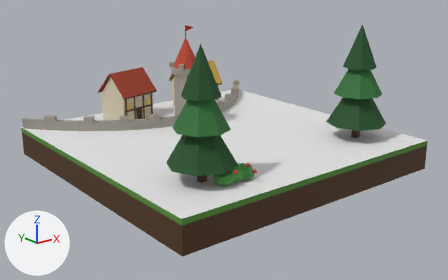
An edit to the glTF model assets/tiles3d/classic/xcrrr.glb, drawn before and after from the same camera.
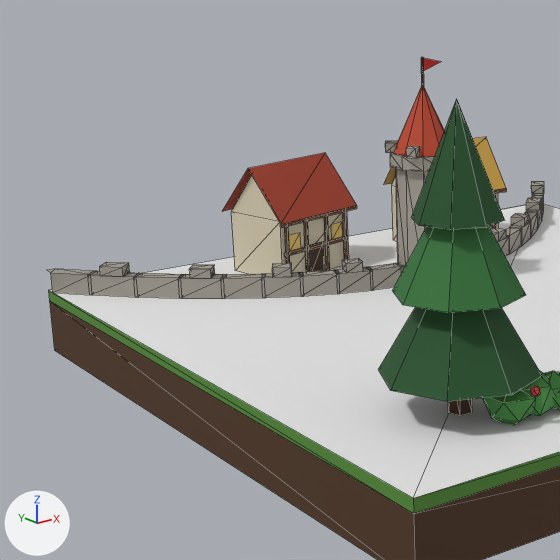
Each version appears first whole from a 50 mm camera at (-2.54, -3.25, 1.44) aimed at (-0.02, -0.1, 0.18), and next in a close-up on the part from 0% to 55% of the width and 0% to 88% of the height. The lights are fixed; the arrows at lower left show +X, +Y and +Z. The last two pictures show the newer version. The close-ups show mesh edges as thin lines. Vertices at exactly the same position are counted once.

The first close-up shows 'xcrrr'.
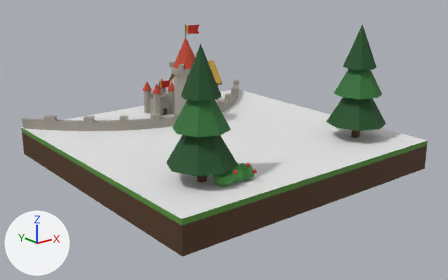
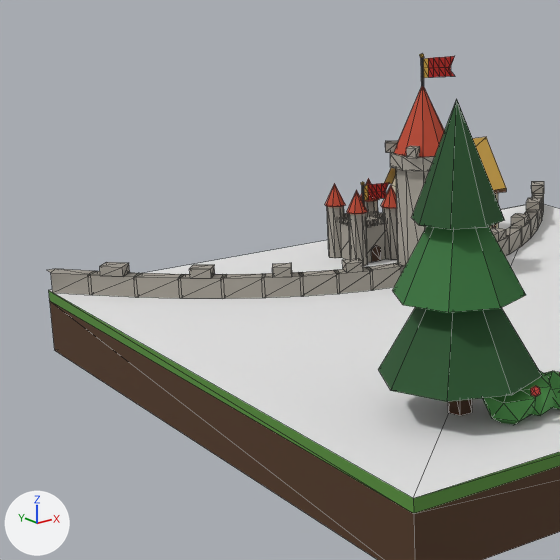
Diff of the bpy script that builds the scene:
```diff
--- a/assets/tiles3d/classic/xcrrr.glb.py
+++ b/assets/tiles3d/classic/xcrrr.glb.py
@@ me_xcrrr @@
 # used by ob_xcrrr; location = (0.0, 0.0, 0.0)
-me_xcrrr.from_pydata(...)  # 643 vertices, 802 faces; spans x -1.0..1.0, y -1.0..1.0, z 0.0..0.96
+me_xcrrr.from_pydata(...)  # 1010 vertices, 1370 faces; spans x -1.0..1.0, y -1.0..1.0, z 0.0..0.96
+# me_xcrrr part 1: the loose piece of 8 vertices spanning x -0.08..-0.02, y 0.34..0.39, z 0.26..0.29 is copied, and the copy is scaled about its middle by (-2.72, -2.72, 4.13), then moved by (0.05, 0.36, -0.02); it spans x -0.07..0.07, y 0.65..0.79, z 0.2..0.32
+# me_xcrrr part 2: a new loose piece, an 8-sided cylinder along z spanning x 0.038..0.098, y 0.622..0.682, z 0.2..0.38, in mat_tileatlas
+# me_xcrrr part 3: a new loose piece, an 8-sided cylinder along z spanning x 0.038..0.098, y 0.758..0.818, z 0.2..0.38, in mat_tileatlas
+# me_xcrrr part 4: a new loose piece, an 8-sided cylinder along z spanning x -0.098..-0.038, y 0.622..0.682, z 0.2..0.38, in mat_tileatlas
+# me_xcrrr part 5: a new loose piece, an 8-sided cone pointing to +z spanning x -0.104..-0.032, y 0.616..0.688, z 0.38..0.454, in mat_tileatlas
+# me_xcrrr part 6: a new loose piece, an 8-sided cone pointing to +z spanning x 0.032..0.104, y 0.616..0.688, z 0.38..0.454, in mat_tileatlas
+# me_xcrrr part 7: a new loose piece, an 8-sided cylinder along z spanning x -0.098..-0.038, y 0.758..0.818, z 0.2..0.38, in mat_tileatlas
+# me_xcrrr part 8: a new loose piece, an 8-sided cone pointing to +z spanning x 0.032..0.104, y 0.752..0.824, z 0.38..0.454, in mat_tileatlas
+# me_xcrrr part 9: a new loose piece, an 8-sided cone pointing to +z spanning x -0.104..-0.032, y 0.752..0.824, z 0.38..0.454, in mat_tileatlas
+# me_xcrrr part 10: the loose piece of 5 vertices spanning x -0.03..0.03, y 0.26, z 0.19..0.27 is copied, and the copy is scaled about its middle by (0.667, 1, 0.696), then moved by (0.0, 0.39, 0.0); it spans x -0.02..0.02, y 0.65, z 0.2..0.26
+# me_xcrrr part 11: a new loose piece of 21 vertices spanning x 0.0..0.12, y 0.35..0.36, z 0.84..0.91, in mat_tileatlas
+# me_xcrrr part 12: a new loose piece of 21 vertices spanning x 0.0..0.1, y 0.71..0.72, z 0.39..0.45, in mat_tileatlas
+# me_xcrrr part 13: 10 loose pieces with 44 vertices, spanning x -0.46..-0.06, y 0.59..0.93, z 0.2..0.56, are deleted
+# me_xcrrr part 14: 2 vertices removed from x 0.0..0.07, y 0.36, z 0.87..0.89; 13 vertices added at x -0.01..0.01, y 0.35..0.37, z 0.81..0.92
+# me_xcrrr part 15: 10 vertices removed from x -0.43..-0.09, y 0.61..0.91, z 0.2..0.54
+# other edits to the shape of me_xcrrr do not show in these pictures
 me_xcrrr.materials.append(mat_tileface)
```

Location of each change, (x1, y1, x2, y2) in pixels of the close-ups (560 x 560 px):
'xcrrr', reshaped
    before: (47, 57, 560, 560)
    after: (47, 54, 560, 560)
part 1 of me_xcrrr, added
    after: (341, 217, 385, 262)
part 2 of me_xcrrr, added
    after: (383, 208, 398, 260)
part 3 of me_xcrrr, added (mostly hidden)
    after: (364, 200, 378, 217)
part 4 of me_xcrrr, added
    after: (349, 213, 368, 266)
part 5 of me_xcrrr, added
    after: (347, 190, 368, 214)
part 6 of me_xcrrr, added
    after: (381, 185, 397, 209)
part 7 of me_xcrrr, added
    after: (327, 206, 344, 258)
part 8 of me_xcrrr, added
    after: (360, 178, 379, 202)
part 9 of me_xcrrr, added
    after: (325, 183, 345, 207)
part 10 of me_xcrrr, added
    after: (371, 245, 381, 262)
part 11 of me_xcrrr, added (red)
    after: (423, 56, 455, 78)
part 12 of me_xcrrr, added
    after: (364, 182, 389, 200)
part 13 of me_xcrrr, deleted (red)
    before: (222, 153, 357, 272)
part 14 of me_xcrrr, reshaped
    before: (423, 58, 441, 71)
    after: (420, 54, 424, 87)
part 15 of me_xcrrr, deleted (beige)
    before: (232, 175, 349, 274)
